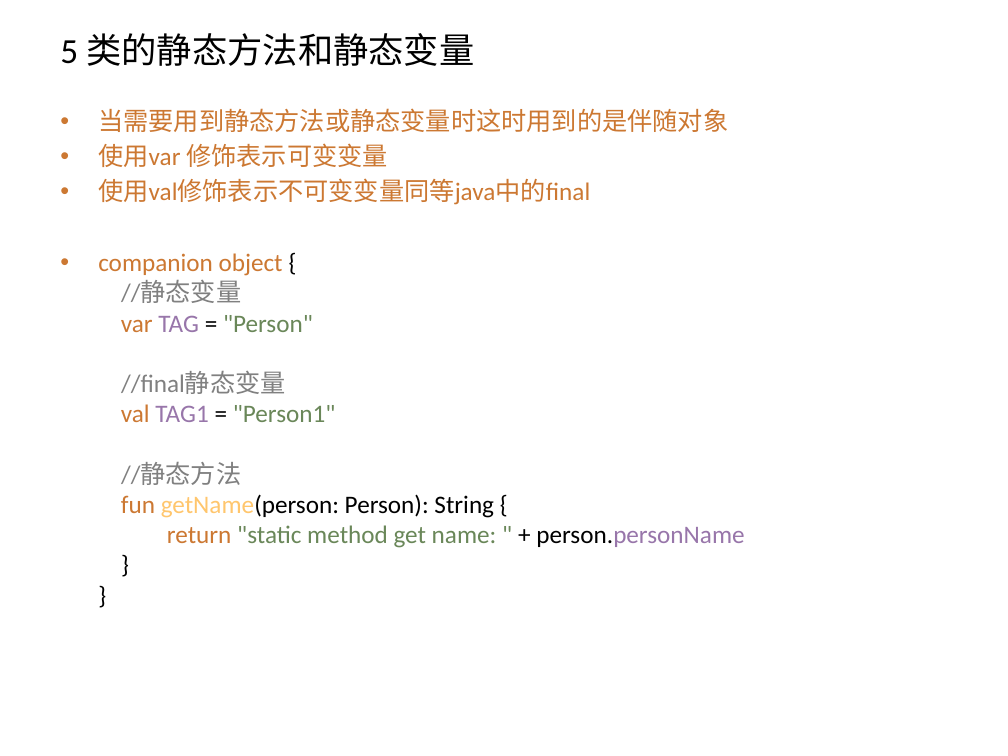
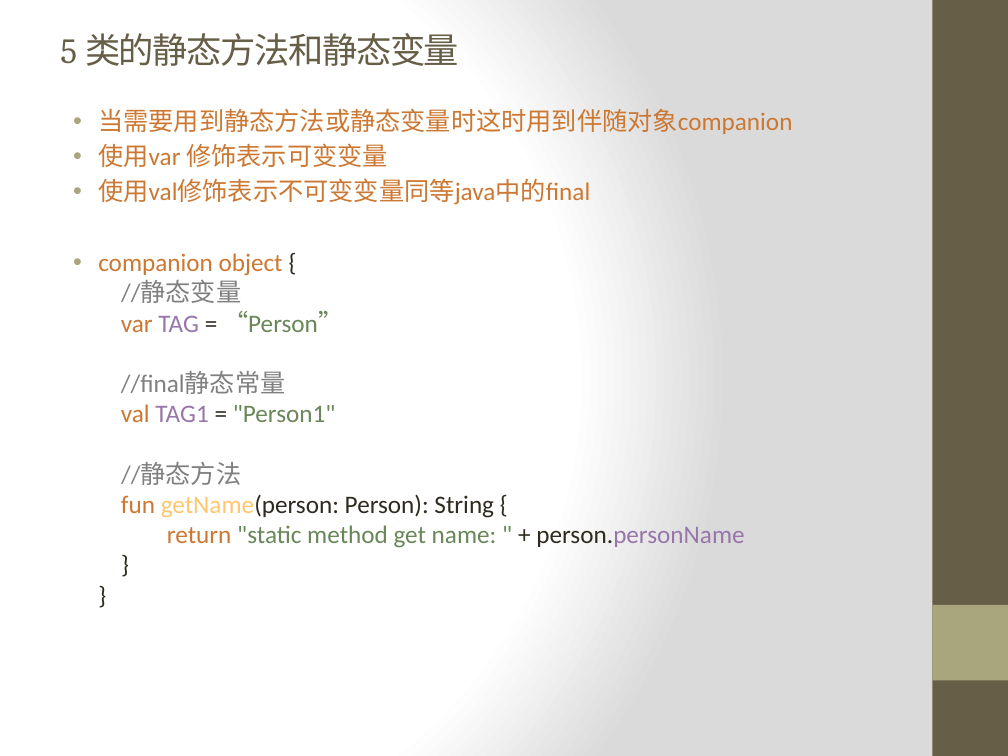
Before and after one commit to zxf2871/KotlinStudy, a slide deck: slide 18 of Kotlin初探.pptx. Drawn at 1008x756 pixels with LibreOffice and Linux fonts; fonts in the diff are those of the drawing. Boxes give left, top, right and bottom in pixels: in the first picture for what was removed or moved away, otherwise in the second. Text is boxed around its words. In the diff, an @@ line names an element or a change of style, - is before the commit and + after.

```diff
--- a/Kotlin初探.pptx
+++ b/Kotlin初探.pptx
@@ background #FFFFFF to gradient #FFFFFF to #DADADA @@
@@ rectangle added at [932, 0, 1008, 756], fill #675E47 @@
@@ title "5 类的静态方法和静态变量" at [60, 33, 459, 66]: font Calibri to Cambria, text colour #000000 to #675E47, letter spacing 0 to -1 pt @@
@@ text at [98, 109, 792, 134]: text changed @@
-• 当需要用到静态方法或静态变量时这时用到的是伴随对象
+• 当需要用到静态方法或静态变量时这时用到伴随对象companion
@@ text at [98, 143, 590, 205]: indent changed @@
@@ text at [98, 253, 744, 548]: text changed @@
-• companion object {
-  //静态变量
-  var TAG = "Person"
-  //final静态变量
-  val TAG1 = "Person1"
-  //静态方法
-  fun getName(person: Person): String {
-  return "static method get name: " + person.personName
-  }
-  }
+• companion object {
+  //静态变量
+  var TAG = “Person”
+  //final静态常量
+  val TAG1 = "Person1"
+  //静态方法
+  fun getName(person: Person): String {
+  return "static method get name: " + person.personName
+  }
+  }
@@ rectangle added at [932, 605, 1008, 680], fill #A9A57C @@
```
Also in this commit, not shown: 34 other slides changed, 1 slide removed, 1 other file.
